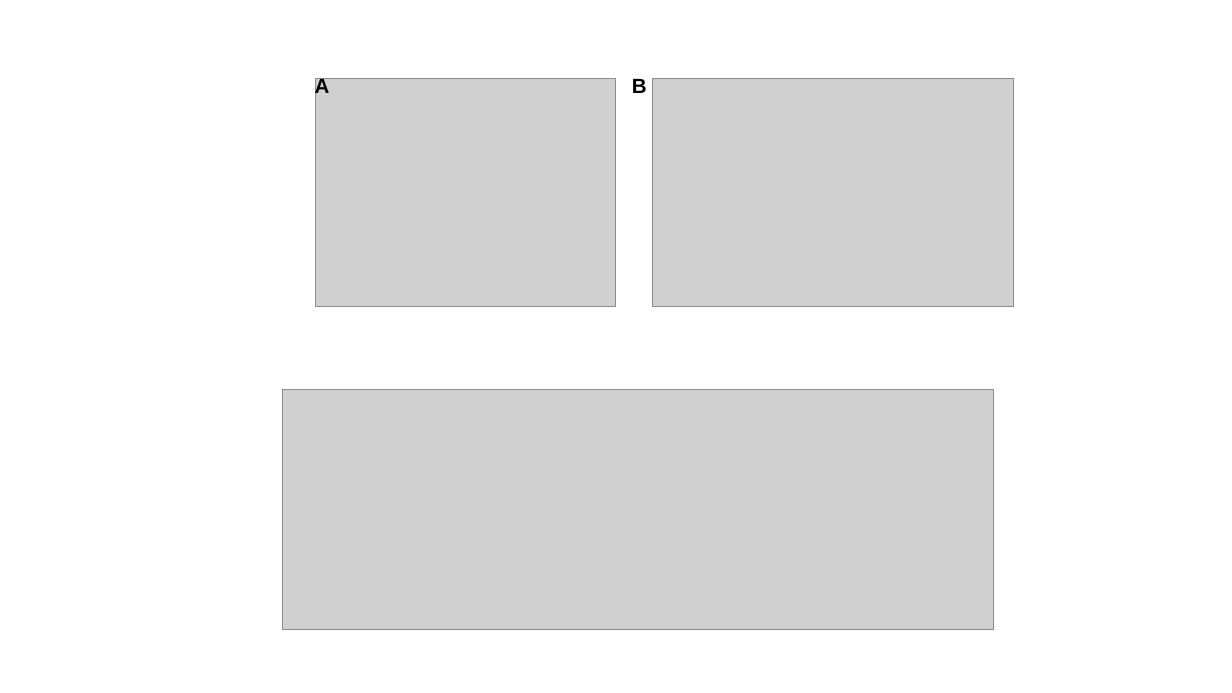
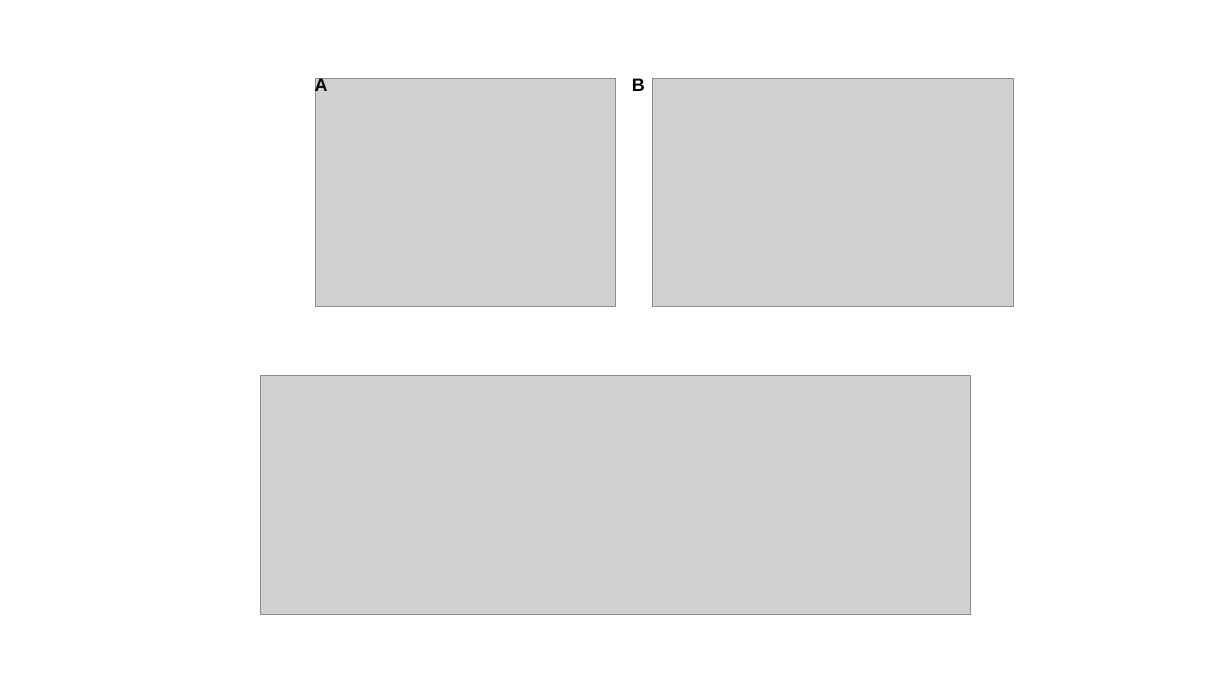
Before and after one commit to igrahek/SSVEP_reward, a slide deck: slide 3 of figures/Task_description.pptx. Drawn at 1232x693 pixels with LibreOffice and Linux fonts; fonts in the diff are those of the drawing; grey boxes stand for pictures. Boxes give left, top, right and bottom in pixels: in the first picture for what was removed or moved away, otherwise in the second. Text is boxed around its words. In the diff, an @@ line names an element or a change of style, - is before the commit and + after.

Commit message:
Minor change

```diff
--- a/figures/Task_description.pptx
+++ b/figures/Task_description.pptx
@@ text "A" at [315,77,328,95]: size 16 to 14 pt @@
@@ text "B" at [632,78,645,91]: size 16 to 14 pt @@
@@ picture: place and size @@
-picture at [283,390,994,629]
+picture at [261,376,970,615]
```
